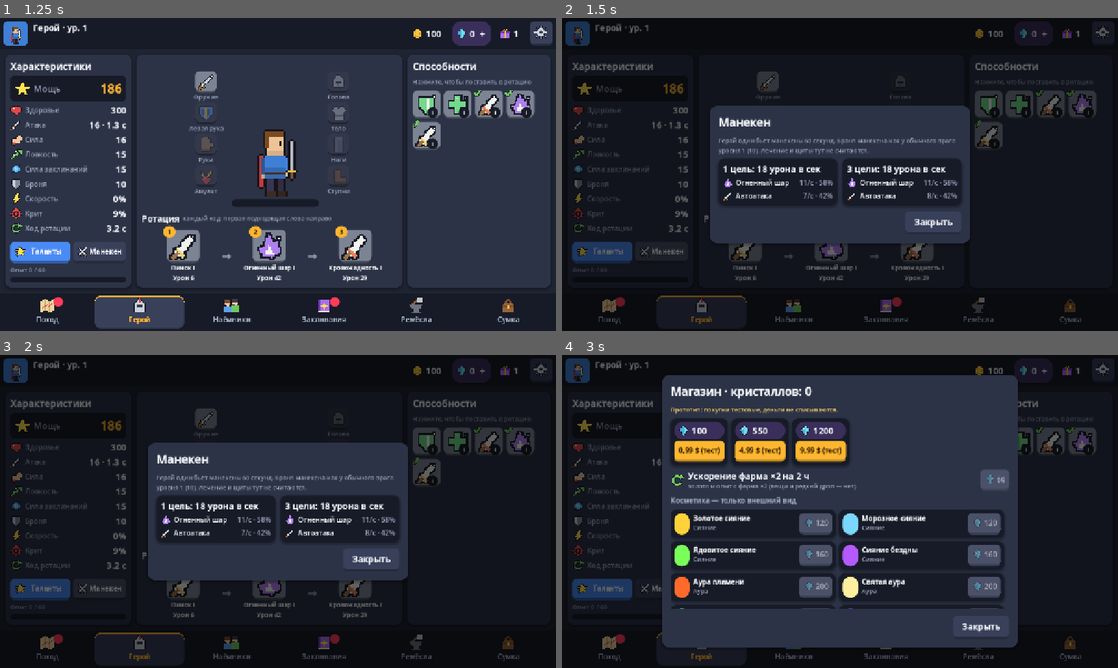
Above: before the commit, frames 1-4 (two rows, left to right).
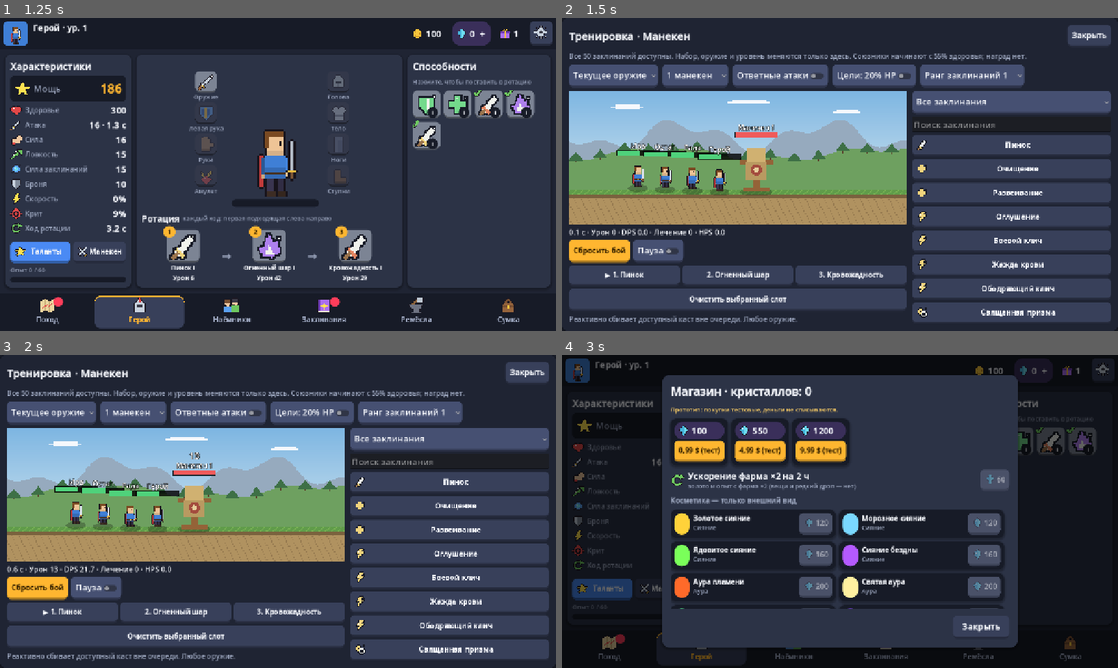
Above: after the commit, the same moments.

Repository: Zapolskikh/async-hero-rpg
Game: Godot game, scene res://scenes/main.tscn
Same seed, same stepped clock (60 frames per second), same inputs: the game is played once before the commit and once after it.
Inputs (mouse positions are in pixels of both pictures, inside the frame that each line leads up to):
- Up to frame 1 (1.25 s): click (16, 33) at 0.52 s
- Up to frame 2 (1.5 s): click "Манекен" at 1.25 s
- Up to frame 3 (2 s): no input
- Up to frame 4 (3 s): click "Закрыть" at 2 s; click (1034, 370) at 2.77 s

Frame 1 is identical in both runs. In frame 2, 83% of the frame differs, in the area x 0-100%, y 0-100%; in frame 3, 83%; in frame 4, less than 0.1%.

Commit message:
Add live spell training sandbox and full art handoff catalog

Diff:
--- /dev/null
+++ b/scripts/core/training_session.gd
@@ -0,0 +1,93 @@
+class_name TrainingSession
+extends RefCounted
+## Disposable combat state. No profile, collection, expedition or rewards are mutated.
+var source: Dictionary
+var sim: BattleSim
+var rotation: Array = []
+var weapons: Array = []
+var spell_level := 1
+var targets := 1
+var retaliation := false
+var low_health := false
+var paused := false
+
+func _init(snapshot: Dictionary) -> void:
+	source = snapshot.duplicate(true)
+	weapons = source.get("weapons", []).duplicate()
+	for entry in source.get("spells", []):
+		if rotation.size() < 3 and entry["id"] in catalog():
+			rotation.append(entry["id"])
+	while rotation.size() < 3:
+		rotation.append("")
+	restart()
+
+static func catalog() -> Array:
+	return Db.SPELLS.keys().filter(func(id): return not Db.SPELLS[id].get("enemy", false) and not Db.SPELLS[id].get("hidden", false))
+
+func entries() -> Array:
+	var out := []
+	for id in rotation:
+		if id != "":
+			out.append({"id": id, "lvl": spell_level})
+	return out
+
+func set_spell(slot: int, id: String) -> void:
+	if slot < 0 or slot >= 3 or (id != "" and id not in catalog()):
+		return
+	# One copy per rotation, just like the real loadout.
+	var previous: int = rotation.find(id) if id != "" else -1
+	if previous >= 0 and previous != slot:
+		rotation[previous] = rotation[slot]
+	rotation[slot] = id
+	var hero: BattleUnit = sim.units[0]
+	hero.spells = entries()
+	hero.casting.clear()
+	hero.channel.clear()
+	hero.rot_index = 0
+	hero.spell_cd = 0.
+
+func restart() -> void:
+	if sim != null:
+		sim.release()
+	var snap := source.duplicate(true)
+	snap["weapons"] = weapons.duplicate()
+	snap["ranged"] = "bow" in weapons
+	var look: Array = snap.get("look", []).filter(func(layer): return not str(layer[0]).begins_with("w_") and layer[0] not in ["shield", "offhand_sword"])
+	if not weapons.is_empty():
+		look.append(["w_" + str(weapons[0]), ""])
+	if weapons.count("sword") == 2:
+		look.push_front(["offhand_sword", ""])
+	elif "shield" in weapons:
+		look.append(["shield", ""])
+	snap["look"] = look
+	snap["spells"] = entries()
+	# Weapon presets use real weapon timing/formulas and preserve the hero's other stats.
+	# With the original weapons the snapshot remains exact, including its offhand damage.
+	if weapons != source.get("weapons", []):
+		var gear := {}
+		for i in weapons.size():
+			var type: String = weapons[i]
+			gear["weapon" if i == 0 else "offhand"] = {"wtype":type, "dmg":Loot.WEAPON_TYPES[type]["dmg"] * (int(source.get("level", 1)) + 1)}
+		snap["stats"].merge(Loot.attack_of(snap["stats"], gear), true)
+	var hero := BattleUnit.new(0, 0, 0, snap)
+	var allies := [hero]
+	for i in 3:
+		allies.append(BattleUnit.new(i + 1, 0, i + 1, {"name": ["Рада", "Остап", "Ира"][i], "sprite": "hero", "stats": {"hp": hero.max_hp, "atk": 0., "power": 0.}, "spells": []}))
+	var enemies := []
+	for i in targets:
+		enemies.append({"name": "Манекен %d" % (i + 1), "sprite": "training_dummy", "stats": {"hp": 1.e9, "atk": hero.max_hp * .025 if retaliation else 0., "power": hero.max_hp * .025, "armor": hero.armor}, "spells": [{"id":"e_bolt","lvl":1},{"id":"e_curse","lvl":1},{"id":"e_guard","lvl":1}] if retaliation else []})
+	sim = BattleSim.new()
+	sim.setup(allies, enemies, 7)
+	for ally in allies:
+		ally.hp = ally.max_hp * .55
+	if low_health:
+		for enemy in sim.side_units(1):
+			enemy.hp = enemy.max_hp * .2
+
+func advance(delta: float) -> void:
+	if not paused:
+		sim.advance(delta)
+
+func dispose() -> void:
+	if sim != null:
+		sim.release()
--- a/scripts/ui/battle_view.gd
+++ b/scripts/ui/battle_view.gd
@@ -35,6 +35,12 @@
 var effects: Array = []       # {pos, t, dur, kind, color, radius}
 var clock := 0.0
 var preview_mode := false      # embedded on the hub: show the idle party when no expedition runs
+var training_sim: BattleSim = null # isolated sandbox; never replaces Game.expedition
+
+func active_sim() -> BattleSim:
+	if training_sim != null:
+		return training_sim
+	return Game.expedition.sim if Game.expedition != null else null
 var _sim_ref: BattleSim = null
 var _last_n := 0
 var _preview_units: Array = []
@@ -55,19 +61,20 @@
 
 func _process(delta: float) -> void:
 	clock += delta
-	var ex: Expedition = Game.expedition
-	if ex != null and ex.sim != null:
-		if ex.sim != _sim_ref:
-			_sim_ref = ex.sim
+	var sim := active_sim()
+	if sim != null:
+		if sim != _sim_ref:
+			_sim_ref = sim
 			_last_n = 0
 			floats.clear()
 			projectiles.clear()
 			effects.clear()
-			for u in ex.sim.units:
+			anim.clear()
+			for u in sim.units:
 				if u.side == 1 or not anim.has(u.uid):
 					anim[u.uid] = {"lunge": 0.0, "hurt": 0.0, "dead": 0.0 if u.alive() else DEATH_TIME}
-		_consume_events(ex.sim)
-		for u in ex.sim.units:
+		_consume_events(sim)
+		for u in sim.units:
 			var a: Dictionary = _anim(u.uid)
 			a["lunge"] = max(0.0, a["lunge"] - delta)
 			a["hurt"] = max(0.0, a["hurt"] - delta)
@@ -225,7 +232,8 @@
 	_draw_background()
 	var font := ThemeDB.fallback_font
 	var ex: Expedition = Game.expedition
-	if ex == null or ex.sim == null:
+	var sim := active_sim()
+	if sim == null:
 		if preview_mode:
 			for u in _get_preview_units():
 				_draw_unit(u, font)
@@ -233,7 +241,7 @@
 			_text(font, Vector2(40, 110), "Нет активного похода", 28, Color.WHITE)
 		return
 	# back to front: higher slots first so the frontline overlaps them
-	var order: Array = ex.sim.units.duplicate()
+	var order: Array = sim.units.duplicate()
 	order.sort_custom(func(a, b): return a.slot > b.slot)
 	for u in order:
 		if not u.alive():
@@ -246,7 +254,7 @@
 	for p in projectiles:
 		_draw_projectile(p)
 	for f in floats:
-		var u := ex.sim.unit_by_uid(f["uid"])
+		var u := sim.unit_by_uid(f["uid"])
 		if u == null:
 			continue
 		var r := unit_rect(u)
@@ -257,7 +265,7 @@
 		var w := font.get_string_size(f["text"], HORIZONTAL_ALIGNMENT_LEFT, -1, f["size"]).x
 		draw_string_outline(font, pos - Vector2(w / 2.0, 0), f["text"], HORIZONTAL_ALIGNMENT_LEFT, -1, f["size"], 5, Color(0, 0, 0, col.a))
 		draw_string(font, pos - Vector2(w / 2.0, 0), f["text"], HORIZONTAL_ALIGNMENT_LEFT, -1, f["size"], col)
-	if ex.pause > 0.0:
+	if training_sim == null and ex != null and ex.pause > 0.0:
 		var msg := "Волна %d / %d" % [ex.wave_index + 1, ex.total_waves()]
 		var w := font.get_string_size(msg, HORIZONTAL_ALIGNMENT_LEFT, -1, 44).x
 		_text(font, Vector2(size.x / 2.0 - w / 2.0, size.y * 0.33), msg, 44, UI.ACCENT)
@@ -343,7 +351,16 @@
 	var angle := -dir * dead_k * PI / 2.0
 	draw_set_transform(pivot, angle, Vector2(dir, 1.0))
 	var rect := Rect2(Vector2(-sz.x / 2.0, -sz.y), sz)
-	if not u.look.is_empty():
+	if u.sprite == "training_dummy":
+		var wood := Color("#946338") * tint
+		draw_rect(Rect2(-7, -sz.y * .8, 14, sz.y * .8), wood)
+		draw_rect(Rect2(-sz.x * .45, -sz.y * .64, sz.x * .9, 12), wood)
+		draw_rect(Rect2(-22, -sz.y * .88, 44, 35), Color("#d0b171") * tint)
+		draw_rect(Rect2(-24, -sz.y * .58, 48, 39), Color("#b99a61") * tint)
+		draw_circle(Vector2(0, -sz.y * .43), 13, Color("#a34c3e") * tint)
+		draw_circle(Vector2(0, -sz.y * .43), 6, Color("#e6cf9c") * tint)
+		draw_rect(Rect2(-30, -8, 60, 8), wood)
+	elif not u.look.is_empty():
 		if u.cosmetics.has("glow") and u.alive():
 			var gc := Color(u.cosmetics["glow"])
 			gc.a = 0.7 + 0.25 * sin(clock * 4.0)
--- a/scripts/ui/main.gd
+++ b/scripts/ui/main.gd
@@ -1020,48 +1020,15 @@
 	Game.set_cosmetic(slot, id)
 	_shop_popup()
 
-## Training dummy: the hero alone hits dummies for 60 s; DPS and the share of each skill.
+## A separate live sandbox; never changes the saved hero or the active expedition.
 func _dummy_popup() -> void:
-	var lvl := mini(Game.closed_level + 1, Db.level_count())
-	var armor: float = Expedition.enemy_snapshot("brute", lvl)["stats"]["armor"]
-	var v := UI.vbox(8)
-	v.add_child(UI.wrap("Герой один бьёт манекены 60 секунд. Броня манекена как у обычного врага уровня %d (%d). Лечение и щиты тут не считаются." % [lvl, armor], Style.FONT_TINY, Style.MUTED))
-	var cols := UI.hbox(12)
-	for n in [1, 3]:
-		var res := _dummy_run(n, armor)
-		var c := UI.card(Style.BG_DEEP, 10)
-		c.size_flags_horizontal = Control.SIZE_EXPAND_FILL
-		var cv := UI.vbox(6)
-		c.add_child(cv)
-		cv.add_child(UI.label("%s: %d урона в сек" % ["1 цель" if n == 1 else "3 цели", roundi(res["dps"])], Style.FONT_BODY, Style.TEXT, true))
-		var by: Dictionary = res["by"]
-		var keys: Array = by.keys()
-		keys.sort_custom(func(a, b): return by[a] > by[b])
-		for k in keys:
-			var row := UI.hbox(6)
-			row.add_child(UI.icon("atk" if k == "attack" else UI.spell_icon(k), 24))
-			row.add_child(UI.expand(UI.label("Автоатака" if k == "attack" else Db.SPELLS[k]["name"], Style.FONT_SMALL, Style.TEXT)))
-			row.add_child(UI.label("%d/с · %d%%" % [roundi(by[k] / 60.0), roundi(by[k] / max(1.0, res["total"]) * 100)], Style.FONT_SMALL, Style.MUTED))
-			cv.add_child(row)
-		cols.add_child(c)
-	v.add_child(cols)
-	_modal("Манекен", v)
-
-func _dummy_run(targets: int, armor: float) -> Dictionary:
-	var snap := Game.hero_snapshot()
-	var sim := BattleSim.new()
-	sim.record_events = false
-	var hero := BattleUnit.new(0, 0, 0, snap)
-	var dummies := []
-	for i in targets:
-		dummies.append({"name": "Манекен", "stats": {"hp": 1.0e9, "atk": 0.0, "power": 0.0, "armor": armor}, "spells": []})
-	sim.setup([hero], dummies, 7)
-	for i in 600:
-		sim.step()
-	var total := 0.0
-	for k in hero.dealt_by:
-		total += float(hero.dealt_by[k])
-	return {"dps": total / sim.time, "by": hero.dealt_by, "total": total}
+	var backdrop := UI.card(Style.BG, 16)
+	backdrop.set_anchors_preset(Control.PRESET_FULL_RECT)
+	popup_layer.add_child(backdrop)
+	var panel := preload("res://scripts/ui/training_panel.gd").new()
+	panel.configure(Game.hero_snapshot())
+	backdrop.add_child(panel)
+	panel.tree_exited.connect(backdrop.queue_free)
 
 func _talents_popup() -> void:
 	UI.clear(popup_layer)
--- /dev/null
+++ b/scripts/ui/training_panel.gd
@@ -0,0 +1,148 @@
+extends VBoxContainer
+const Session := preload("res://scripts/core/training_session.gd")
+const View := preload("res://scripts/ui/battle_view.gd")
+var session: TrainingSession
+var view: Control
+var summary: Label
+var details: Label
+var slots: Array = []
+var selected_slot := 0
+var group := "all"
+var search := ""
+var spell_list: VBoxContainer
+
+func configure(snapshot: Dictionary) -> void:
+	session = Session.new(snapshot)
+
+func _ready() -> void:
+	size_flags_vertical = Control.SIZE_EXPAND_FILL
+	add_theme_constant_override("separation", 8)
+	var header := UI.hbox(10)
+	header.add_child(UI.expand(UI.title("Тренировка · Манекен", 24)))
+	header.add_child(UI.btn("Закрыть", queue_free, "ghost", 18))
+	add_child(header)
+	add_child(UI.wrap("Все 50 заклинаний доступны. Набор, оружие и уровень меняются только здесь. Союзники начинают с 55% здоровья; наград нет.", 16))
+	var options := HFlowContainer.new()
+	options.add_theme_constant_override("h_separation", 10)
+	add_child(options)
+	var weapon := OptionButton.new()
+	weapon.tooltip_text = "Пресеты дают тренировочное оружие уровня героя. Остальные характеристики сохраняются."
+	for name in ["Текущее оружие", "Меч и щит", "Два меча", "Двуручный меч", "Лук", "Посох"]:
+		weapon.add_item(name)
+	weapon.item_selected.connect(func(i):
+		session.weapons = [session.source.get("weapons", []), ["sword","shield"], ["sword","sword"], ["greatsword"], ["bow"], ["staff"]][i].duplicate()
+		_restart())
+	options.add_child(weapon)
+	var count := OptionButton.new()
+	count.add_item("1 манекен")
+	count.add_item("3 манекена")
+	count.item_selected.connect(func(i): session.targets = 1 if i == 0 else 3; _restart())
+	options.add_child(count)
+	for config in [["Ответные атаки", "retaliation"], ["Цели: 20% HP", "low_health"]]:
+		var check := CheckButton.new()
+		check.text = config[0]
+		check.tooltip_text = "Манекены атакуют, применяют сбиваемые касты, проклятия и щиты." if config[1] == "retaliation" else "Позволяет проверять Казнь и таланты добивания."
+		check.toggled.connect(func(on): session.set(config[1], on); _restart())
+		options.add_child(check)
+	var level := OptionButton.new()
+	for i in range(1, Rules.SPELL_MAX_LEVEL + 1):
+		level.add_item("Ранг заклинаний %d" % i)
+	level.item_selected.connect(func(i): session.spell_level = i + 1; _restart())
+	options.add_child(level)
+	var body := UI.hbox(12)
+	body.size_flags_vertical = Control.SIZE_EXPAND_FILL
+	add_child(body)
+	var left := UI.vbox(6)
+	left.size_flags_horizontal = Control.SIZE_EXPAND_FILL
+	left.size_flags_stretch_ratio = 1.7
+	body.add_child(left)
+	view = View.new()
+	view.clip_contents = true
+	view.custom_minimum_size = Vector2(0, 220)
+	view.size_flags_vertical = Control.SIZE_EXPAND_FILL
+	view.training_sim = session.sim
+	left.add_child(view)
+	summary = UI.label("", 17)
+	left.add_child(summary)
+	var controls := UI.hbox(8)
+	controls.add_child(UI.btn("Сбросить бой", _restart, "primary", 17))
+	var pause := CheckButton.new()
+	pause.text = "Пауза"
+	pause.toggled.connect(func(on): session.paused = on)
+	controls.add_child(pause)
+	left.add_child(controls)
+	var row := UI.hbox(6)
+	left.add_child(row)
+	for i in 3:
+		var button := UI.btn("", _select_slot.bind(i), "ghost", 16, "", 0, 48)
+		button.size_flags_horizontal = Control.SIZE_EXPAND_FILL
+		slots.append(button)
+		row.add_child(button)
+	left.add_child(UI.btn("Очистить выбранный слот", _equip.bind(""), "ghost", 16))
+	details = UI.wrap("", 16)
+	left.add_child(details)
+	var right := UI.vbox(6)
+	right.size_flags_horizontal = Control.SIZE_EXPAND_FILL
+	body.add_child(right)
+	var filter := OptionButton.new()
+	var groups := ["all","universal","arcane","life","bulwark","melee","ranged"]
+	for name in ["Все заклинания", "Универсальные", "Чародейство", "Жизнь", "Защита", "Мечи", "Лук"]:
+		filter.add_item(name)
+	filter.item_selected.connect(func(i): group = groups[i]; _catalog())
+	right.add_child(filter)
+	var input := LineEdit.new()
+	input.placeholder_text = "Поиск заклинания"
+	input.text_changed.connect(func(value): search = value; _catalog())
+	right.add_child(input)
+	spell_list = UI.vbox(5)
+	right.add_child(UI.scroll(spell_list))
+	_refresh_slots()
+	_catalog()
+
+func _restart() -> void:
+	session.restart()
+	view.training_sim = session.sim
+	_refresh_slots()
+	_catalog()
+
+func _select_slot(index: int) -> void:
+	selected_slot = index
+	_refresh_slots()
+
+func _equip(id: String) -> void:
+	session.set_spell(selected_slot, id)
+	_refresh_slots()
+
+func _refresh_slots() -> void:
+	for i in 3:
+		var id: String = session.rotation[i]
+		slots[i].text = "%s%d. %s" % ["▶ " if i == selected_slot else "", i + 1, "Пусто" if id == "" else Db.SPELLS[id]["name"]]
+	var id: String = session.rotation[selected_slot]
+	details.text = "Выбери слот и заклинание справа. Проверка слева направо, как в походе." if id == "" else Db.SPELLS[id]["desc"]
+	if id != "" and not Db.spell_usable(id, session.weapons, session.source.get("talents", {})):
+		details.text += " ⚠ Требуется другое оружие: способность будет пропускаться."
+
+func _catalog() -> void:
+	UI.clear(spell_list)
+	for id in Session.catalog():
+		var spell: Dictionary = Db.SPELLS[id]
+		if group != "all" and spell["group"] != group:
+			continue
+		if not search.is_empty() and not search.to_lower() in str(spell["name"]).to_lower():
+			continue
+		var usable := Db.spell_usable(id, session.weapons, session.source.get("talents", {}))
+		var button := UI.btn(spell["name"] + (" · нужно оружие" if not usable else ""), _equip.bind(id), "ghost", 17, UI.spell_icon(id), 0, 44)
+		button.tooltip_text = spell["desc"]
+		spell_list.add_child(button)
+
+func _process(delta: float) -> void:
+	if session == null or summary == null:
+		return
+	session.advance(delta)
+	var hero: BattleUnit = session.sim.units[0]
+	var elapsed := maxf(.1, session.sim.time)
+	summary.text = "%.1f с · Урон %d · DPS %.1f · Лечение %d · HPS %.1f%s" % [session.sim.time, hero.dealt, hero.dealt / elapsed, hero.healed, hero.healed / elapsed, " · Бой завершён — сбрось" if session.sim.finished else ""]
+
+func _exit_tree() -> void:
+	if session != null:
+		session.dispose()
--- /dev/null
+++ b/tests/training_tests.gd
@@ -0,0 +1,88 @@
+extends SceneTree
+var failures := 0
+var assertions := 0
+
+func check(ok: bool, message: String) -> void:
+	assertions += 1
+	if not ok:
+		failures += 1
+		print("FAIL ", message)
+
+func _initialize() -> void:
+	_run.call_deferred()
+
+func _run() -> void:
+	root.size = Vector2i(1280, 720)
+	var snapshot := {"name":"Trainer", "stats":{"hp":1000.,"atk":30.,"power":100.,"str":100.,"agi":100.,"armor":10.}, "weapons":["sword","shield"], "spells":[{"id":"fireball","lvl":2}], "talents":{}}
+	var original := snapshot.duplicate(true)
+	var session := TrainingSession.new(snapshot)
+	check(session.catalog().size() == 50, "All 50 available spells")
+	check(session.sim.units.size() == 5, "Hero, three healing targets and dummy")
+	check(session.sim.units[0].atk == snapshot["stats"]["atk"], "Original weapon damage preserved")
+	for i in 100:
+		session.advance(.1)
+	check(session.sim.units[0].dealt > 0., "Live combat deals damage")
+	check(session.sim.events.any(func(e): return e["t"] == "fx"), "Real spell animation events")
+	var old_time := session.sim.time
+	session.set_spell(0, "heal")
+	check(session.sim.time == old_time, "Changing spell keeps battle running")
+	for i in 40:
+		session.advance(.1)
+	check(session.sim.units[0].healed > 0., "Healing can be tested")
+	session.set_spell(1, "heal")
+	check(session.rotation.count("heal") == 1, "No duplicate spells")
+	session.paused = true
+	old_time = session.sim.time
+	session.advance(1.)
+	check(session.sim.time == old_time, "Pause")
+	session.paused = false
+	session.weapons = ["bow"]
+	session.targets = 3
+	session.low_health = true
+	session.retaliation = true
+	session.spell_level = 10
+	session.restart()
+	check(session.sim.side_units(1).size() == 3, "Three dummies")
+	check(session.sim.side_units(1)[0].hp_frac() < .3, "Execute testing")
+	check(session.sim.units[0].ranged, "Bow switches autoattack animation")
+	check(session.sim.units[0].atk_speed == Loot.WEAPON_TYPES["bow"]["speed"], "Bow uses real attack timing")
+	check(session.sim.units[0].spells[0]["lvl"] == 10, "All spell ranks available")
+	for i in 100:
+		session.advance(.1)
+	check(session.sim.units[0].hp < session.sim.units[0].max_hp, "Retaliation damages the party")
+	session.weapons = ["staff"]
+	session.restart()
+	check(session.sim.units[0].atk == 0., "Staff has no autoattack")
+	session.dispose()
+	check(snapshot == original, "Source snapshot unchanged")
+	var main = load("res://scenes/main.tscn").instantiate()
+	root.add_child(main)
+	await process_frame
+	var game = root.get_node("Game")
+	var profile_before := JSON.stringify(game.profile)
+	var expedition_before = game.expedition
+	main._dummy_popup()
+	await process_frame
+	await process_frame
+	var panel = main.popup_layer.get_child(0).get_child(0)
+	check(panel.session != null and panel.view.training_sim == panel.session.sim, "Training UI uses isolated simulation")
+	for id in session.catalog():
+		panel._equip(id)
+		check(panel.session.rotation[panel.selected_slot] == id, "Selectable: " + id)
+	panel._equip("fireball")
+	panel.session.advance(2.)
+	check(JSON.stringify(game.profile) == profile_before, "Training UI never mutates save")
+	check(game.expedition == expedition_before, "Training UI never replaces expedition")
+	check(panel.size.x <= root.size.x and panel.size.y <= root.size.y, "Training fits viewport")
+	await create_timer(1.).timeout
+	if DisplayServer.get_name() != "headless":
+		DirAccess.make_dir_recursive_absolute("res://build/qa")
+		root.get_texture().get_image().save_png("res://build/qa/training.png")
+	panel.queue_free()
+	await process_frame
+	await process_frame
+	check(main.popup_layer.get_child_count() == 0, "Closing training removes overlay")
+	main.queue_free()
+	await process_frame
+	print("TRAINING: %d assertions, %d failures" % [assertions, failures])
+	quit(1 if failures else 0)
Not shown, added: scripts/core/training_session.gd.uid
Not shown, added: scripts/ui/training_panel.gd.uid
Not shown, added: tests/training_tests.gd.uid
Not shown, changed: .github/workflows/ci.yml
Not shown, changed: .github/workflows/web.yml
Not shown, added: docs/ART_CATALOG_RU.md
